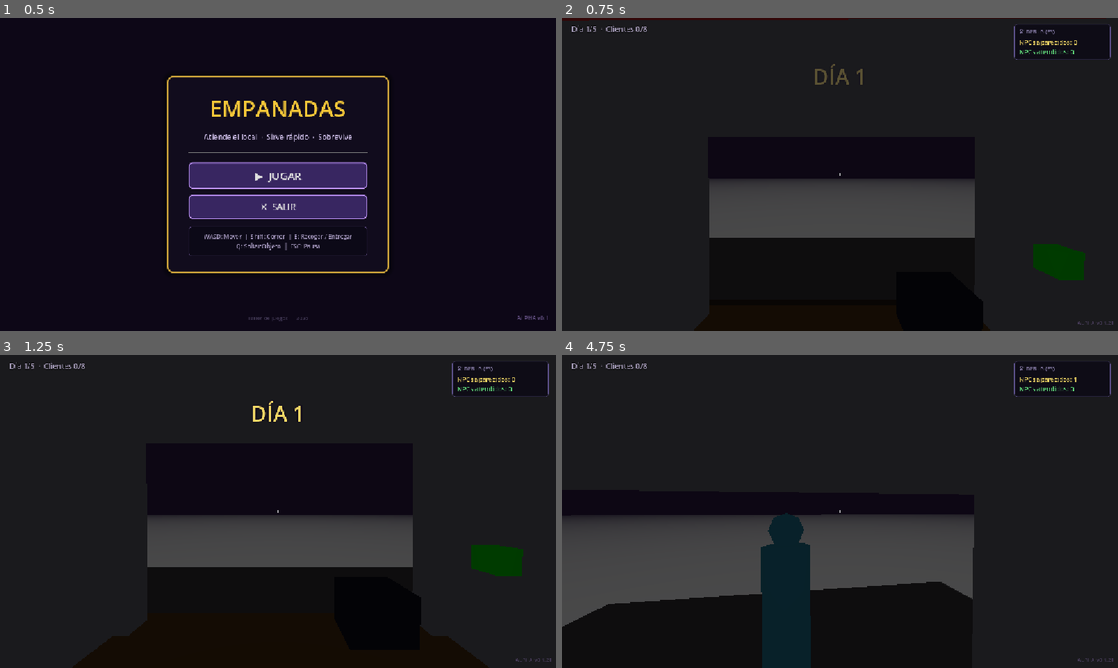
Above: before the commit, frames 1-4 (two rows, left to right).
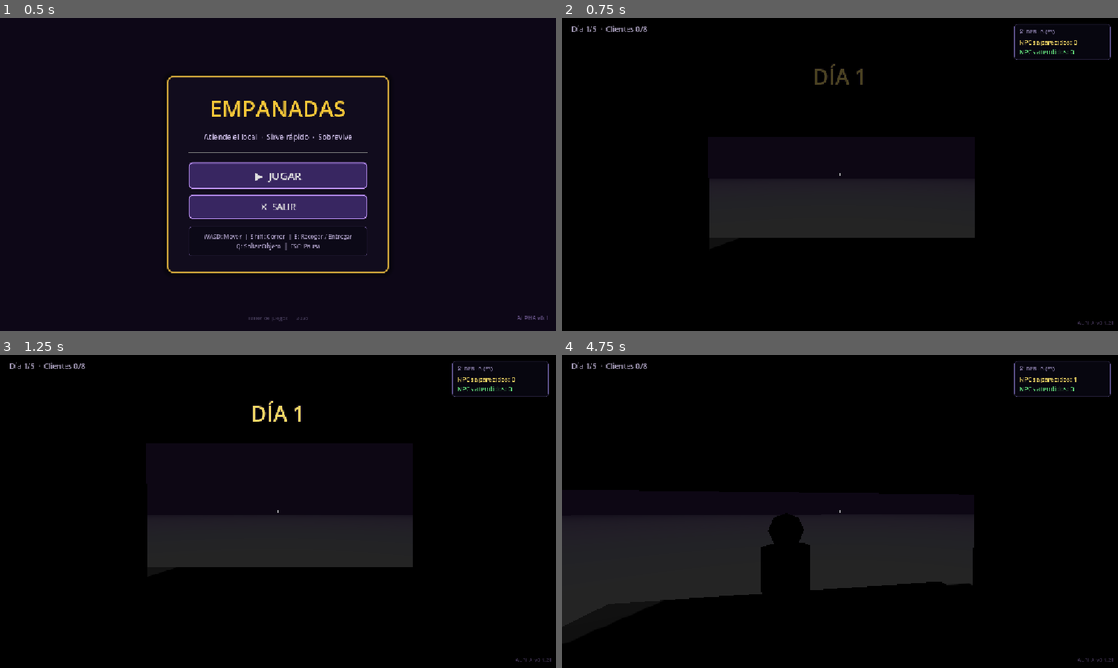
Above: after the commit, the same moments.

Repository: smfabiann/empanadas
Game: Godot game, scene res://scenes/ui/MainMenu.tscn
The game is run twice, just before and just after one commit, with the same random seed, the same clock (stepped at 60 frames per second) and the same inputs.
Inputs (mouse positions are in pixels of both pictures, inside the frame that each line leads up to):
- Up to frame 1 (0.5 s): no input
- Up to frame 2 (0.75 s): click "▶ JUGAR" at 0.5 s
- Up to frame 3 (1.25 s): no input
- Up to frame 4 (4.75 s): tap Enter at 1.25 s; move the mouse to (867, 511) at 1.27 s; hold Q (drop_item) 1.28-2.03 s; hold W from 1.28 s (still down); tap Space (jump) at 1.52, 2.27, 3.77, 4.52 s; move the mouse to (812, 511) at 2.02 s; tap E (interact) at 2.1 s; move the mouse to (851, 505) at 2.77 s; hold Shift (sprint) 2.78-3.53 s; move the mouse to (834, 517) at 3.52 s; tap Q (drop_item) at 3.6 s; move the mouse to (878, 514) at 4.27 s; hold E (interact) from 4.28 s (still down)

Frame 1 is identical in both runs. In frame 2, 76% of the frame differs, in the area x 0-100%, y 0-100%; in frame 3, 68%; in frame 4, 76%.

Commit message:
intento de estrellas que no funciono

Diff:
--- a/scenes/Main.tscn
+++ b/scenes/Main.tscn
@@ -7,8 +7,24 @@
 [ext_resource type="Script" uid="uid://b5ck58hfbtrqf" path="res://scripts/NPCSpawner.gd" id="3_spawner"]
 [ext_resource type="PackedScene" uid="uid://deuv1f0onumkr" path="res://scenes/map/KitchenStations.tscn" id="4_kitchen"]
 [ext_resource type="Script" uid="uid://5gba233w2705" path="res://scripts/events/NPCEventManager.gd" id="5_eventmanager"]
+[ext_resource type="Shader" path="res://shaders/night_sky.gdshader" id="6_sky_shader"]
+
+[sub_resource type="ShaderMaterial" id="ShaderMaterial_sky"]
+shader = ExtResource("6_sky_shader")
+shader_parameter/sky_top_color = Color(0.01, 0.02, 0.05, 1)
+shader_parameter/horizon_color = Color(0.12, 0.07, 0.03, 1)
+shader_parameter/ground_color = Color(0.01, 0.015, 0.02, 1)
+shader_parameter/star_density = 150.0
+shader_parameter/star_threshold = 0.988
+shader_parameter/star_brightness = 2.0
+
+[sub_resource type="Sky" id="Sky_nxtc6"]
+sky_material = SubResource("ShaderMaterial_sky")
 
 [sub_resource type="Environment" id="Environment_2a6q0"]
+background_mode = 2
+background_energy_multiplier = 0.5
+sky = SubResource("Sky_nxtc6")
 fog_enabled = true
 fog_light_color = Color(0.05, 0.03, 0.08, 1)
 fog_density = 0.015
@@ -47,7 +63,7 @@
 environment = SubResource("Environment_2a6q0")
 
 [node name="DirectionalLight3D" type="DirectionalLight3D" parent="Enviroment" unique_id=1813892540]
-transform = Transform3D(1, 0, 0, 0, 0.7071068, 0.7071068, 0, -0.7071068, 0.7071068, 0, 10, 0)
+transform = Transform3D(0.9659258, 0, -0.25881907, 0.18301271, 0.7071068, 0.6830127, 0.18301271, -0.7071068, 0.6830127, 0, 10, 0)
 light_energy = 0.1
 shadow_enabled = true
 
--- /dev/null
+++ b/shaders/night_sky.gdshader
@@ -0,0 +1,40 @@
+shader_type sky;
+
+uniform vec3 sky_top_color : source_color = vec3(0.01, 0.02, 0.05); // Noche profunda
+uniform vec3 horizon_color : source_color = vec3(0.12, 0.07, 0.03); // Resplandor de ciudad
+uniform vec3 ground_color : source_color = vec3(0.01, 0.015, 0.02);  // Base bajo el horizonte
+uniform float star_density : hint_range(20.0, 500.0, 1.0) = 150.0;
+uniform float star_threshold : hint_range(0.95, 0.999, 0.001) = 0.988; // Mayor umbral = menos estrellas (ciudad)
+uniform float star_brightness : hint_range(0.1, 10.0, 0.1) = 2.0;
+
+// Generador de ruido hash para estrellas procedimentales
+float hash(vec2 p) {
+	p = fract(p * vec2(123.34, 456.21));
+	p += dot(p, p + 45.32);
+	return fract(p.x * p.y);
+}
+
+void sky() {
+	// 1. Degradado del cielo (Horizonte urbano hacia arriba)
+	float h = clamp(EYEDIR.y, 0.0, 1.0);
+	vec3 col = mix(horizon_color, sky_top_color, pow(h, 0.4));
+
+	// Degradado hacia el suelo bajo el horizonte
+	if (EYEDIR.y < 0.0) {
+		col = mix(horizon_color, ground_color, clamp(-EYEDIR.y * 2.5, 0.0, 1.0));
+	}
+
+	// 2. Estrellas en el domo superior
+	if (EYEDIR.y > 0.02) {
+		vec2 sky_uv = EYEDIR.xz / (EYEDIR.y + 0.2) * star_density;
+		float n = hash(floor(sky_uv));
+		if (n > star_threshold) {
+			float star = smoothstep(star_threshold, 1.0, n);
+			// Atenuación suave cerca del horizonte por contaminación lumínica urbana
+			float city_glow_fade = smoothstep(0.02, 0.25, EYEDIR.y);
+			col += vec3(star * star_brightness * city_glow_fade); // Brillo HDR
+		}
+	}
+
+	COLOR = col;
+}
Not shown, added: shaders/night_sky.gdshader.uid
Not shown, changed: changelog.md
